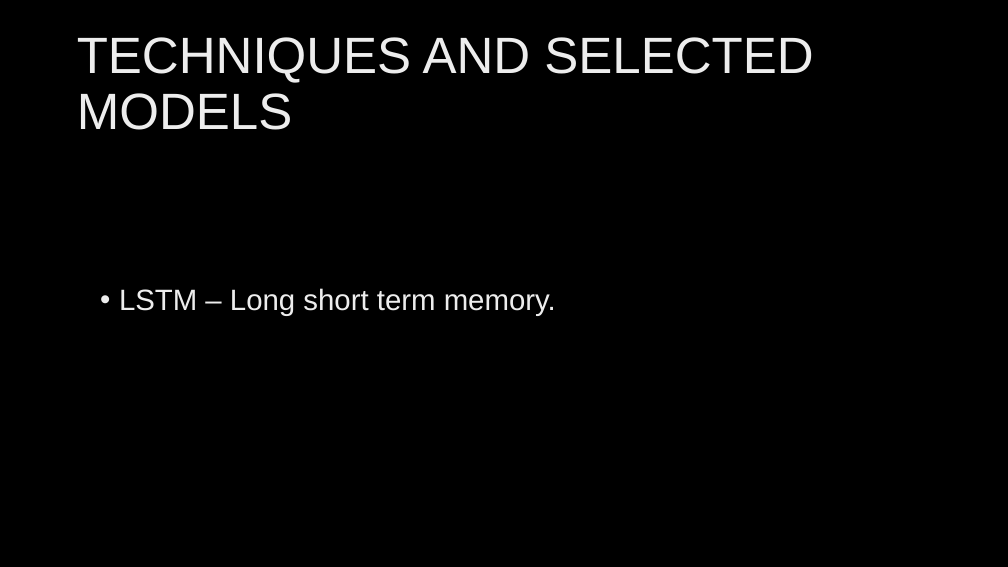
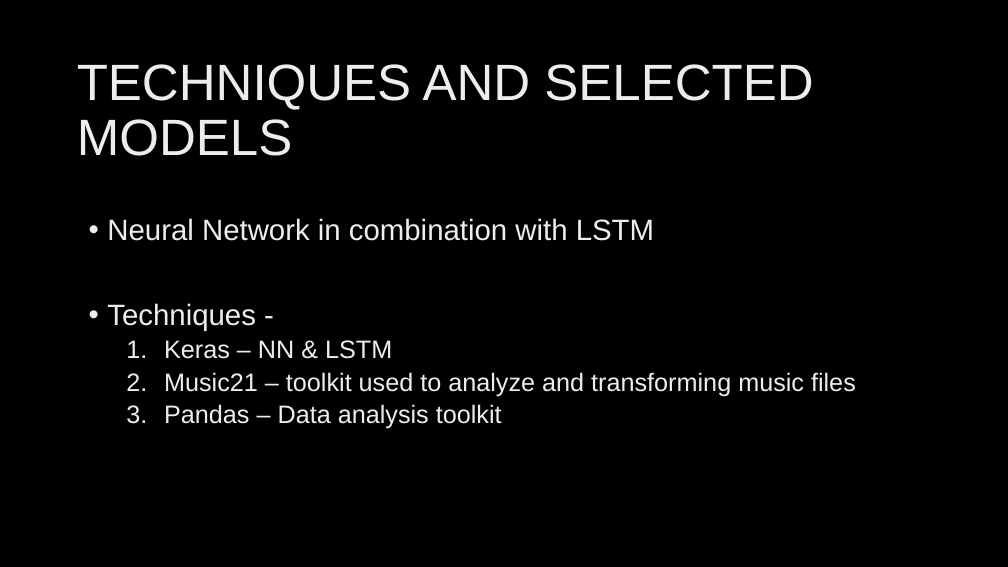
Before and after one commit to 2010030151-satya/Music-generation, a slide deck: slide 12 of presentations/aids_review2.pptx. Drawn at 1008x567 pixels with LibreOffice and Linux fonts; fonts in the diff are those of the drawing. Boxes give left, top, right and bottom in pixels: in the first picture for what was removed or moved away, otherwise in the second. Text is boxed around its words. In the diff, an @@ line names an element or a change of style, - is before the commit and + after.

```diff
--- a/presentations/aids_review2.pptx
+++ b/presentations/aids_review2.pptx
@@ title "TECHNIQUES AND SELECTED MODELS": place and size @@
-title "TECHNIQUES AND SELECTED MODELS" at (77, 37, 813, 130)
+title "TECHNIQUES AND SELECTED MODELS" at (77, 64, 813, 156)
@@ text at (107, 218, 856, 429): text changed; size 28 to 24 pt @@
-• LSTM – Long short term memory.
+• Neural Network in combination with LSTM
+• Techniques -
+  1. Keras – NN & LSTM
+  2. Music21 – toolkit used to analyze and transforming music files
+  3. Pandas – Data analysis toolkit
```
Also in this commit, not shown: 2 other slides changed, 2 slides added, 2 slides removed.
